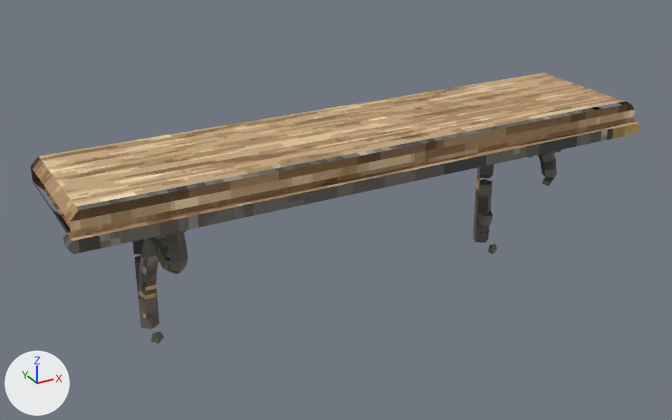
Renders of the glTF model public/models/items/bracket_shelf.glb from each side of a commit.
Camera for both pictures: a 50 mm camera at (-1.184, -2.218, 1.416) aimed at (-0.049, -0.154, 0.385). The lights are fixed; the arrows at lower left show +X, +Y and +Z. The older version comes first. Where no turn or scale is listed for an object, it has been applied to the vertices. Vertices at exactly the same position are counted once.

Names of what the first picture shows: 'static'.
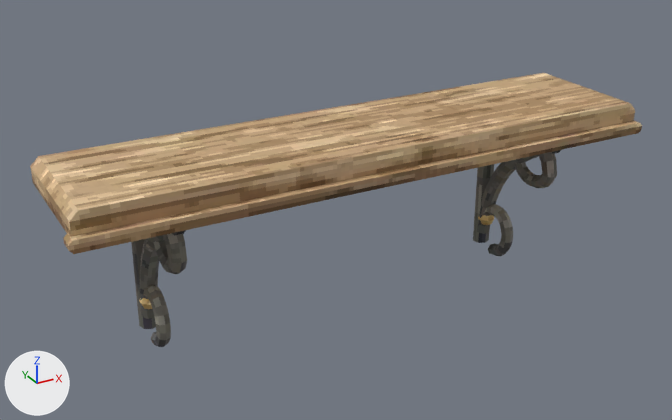
What differs and where, as boxes [x1, y1, x2, y2] in the pictures (672 x 420 px; the box of a moved part takes in the faces that stretch with it):
'static', reshaped
    before: [30, 73, 642, 344]
    after: [30, 73, 642, 347]
part 1 of me_static, moved or reshaped
    before: [133, 230, 188, 344]
    after: [131, 230, 187, 347]
part 2 of me_static, moved or reshaped
    before: [473, 150, 561, 254]
    after: [473, 150, 561, 256]
part 3 of me_static, surface changed
    before: [30, 73, 642, 325]
    after: [30, 73, 642, 345]

The change in detail:
me_static is used by ob_static; location (0.0, 0.0, 0.0).
me_static had 648 vertices, 1240 faces and spanned x -0.82..0.82, y -0.4..0.0, z 0.08..0.62.
me_static now has 920 vertices, 1784 faces and spans x -0.82..0.82, y -0.4..0.0, z 0.08..0.62.
me_static part 1: 37 vertices moved from x -0.59..-0.54, y -0.33..-0.02, z 0.14..0.53 to x -0.59..-0.54, y -0.33..-0.02, z 0.14..0.54; 104 vertices removed from x -0.59..-0.54, y -0.34..0.0, z 0.09..0.55; 240 vertices added at x -0.59..-0.54, y -0.34..0.0, z 0.08..0.56.
me_static part 2: 39 vertices moved from x 0.54..0.59, y -0.34..-0.02, z 0.1..0.55 to x 0.54..0.58, y -0.34..-0.02, z 0.1..0.55; 100 vertices removed from x 0.54..0.59, y -0.34..-0.02, z 0.09..0.55; 236 vertices added at x 0.54..0.59, y -0.34..-0.02, z 0.08..0.56.
me_static part 3: 269 kept faces spanning x -0.82..0.82, y -0.4..0.0, z 0.08..0.62 get new texture (UV) coordinates.
